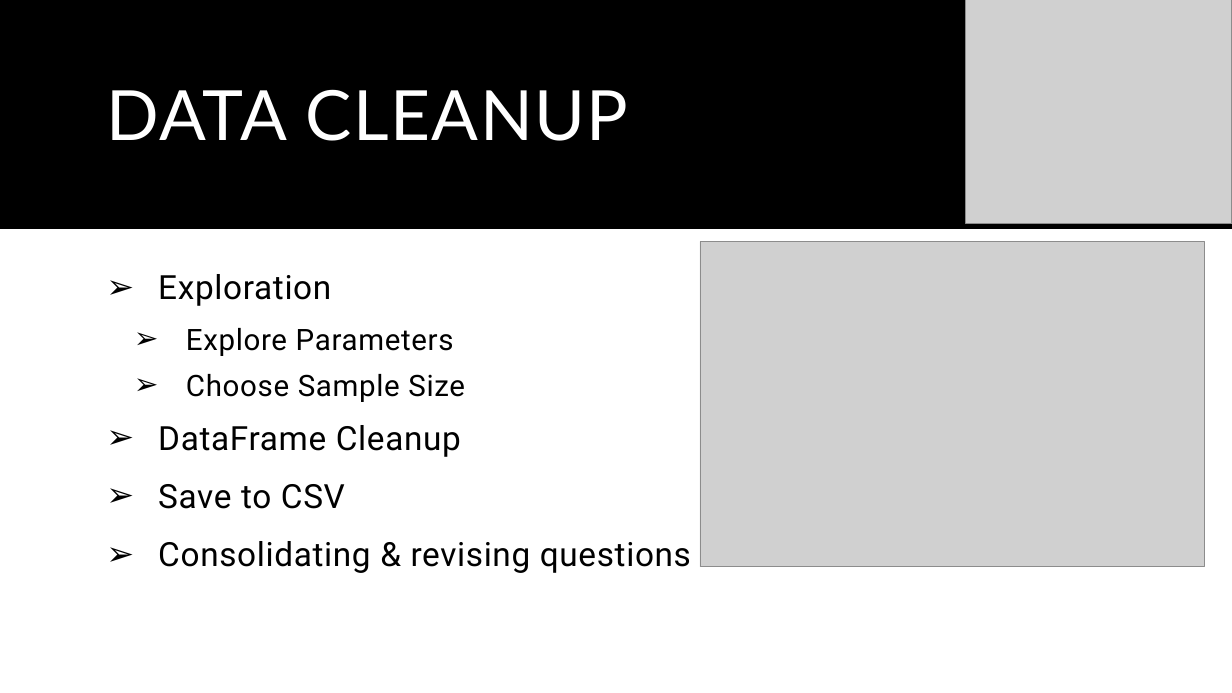
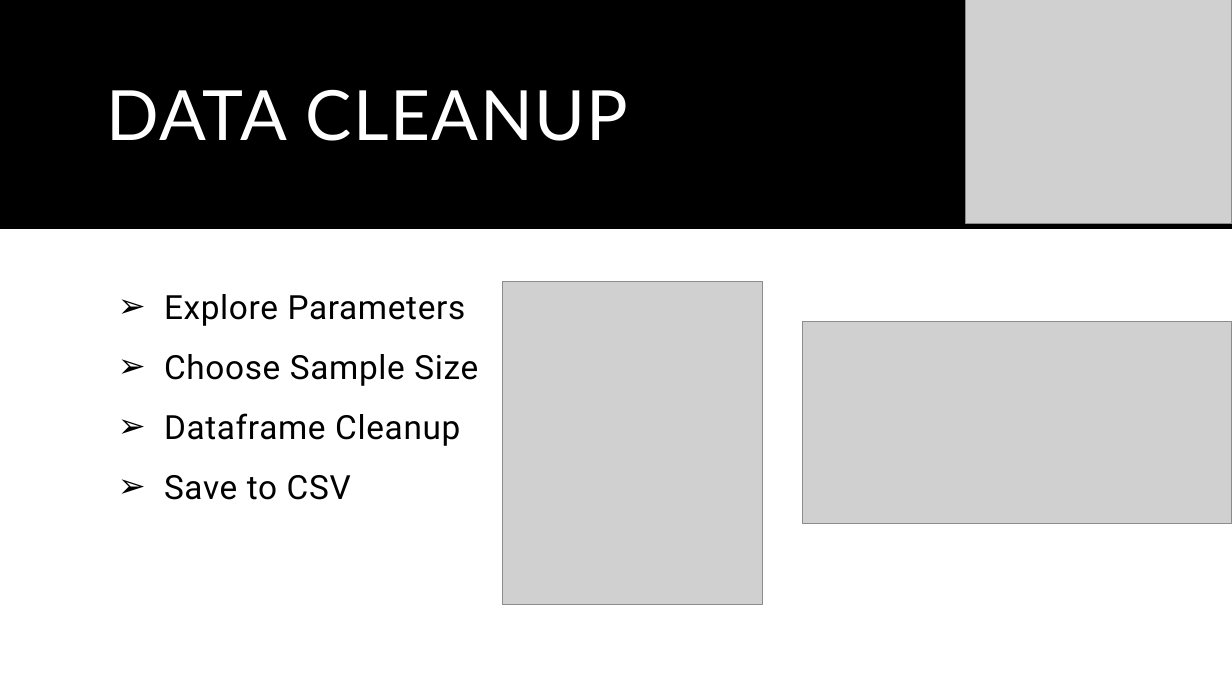
Before and after one commit to shchee5/TurnUptheData, a slide deck: slide 4 of Turn Up The Data.pptx. Drawn at 1232x693 pixels with LibreOffice and Linux fonts; fonts in the diff are those of the drawing; grey boxes stand for pictures. Boxes give left, top, right and bottom in pixels: in the first picture for what was removed or moved away, otherwise in the second. Text is boxed around its words. In the diff, an @@ line names an element or a change of style, - is before the commit and + after.

```diff
--- a/Turn Up The Data.pptx
+++ b/Turn Up The Data.pptx
@@ picture removed at <box>701,241,1205,567</box> @@
@@ text at <box>158,274,331,306</box>: paragraph removed @@
-➢ Exploration
@@ text at <box>164,294,478,500</box>: size 23 to 26 pt in "Explore Parameters", "Choose Sample Size"; list level 2 to 1 in "Explore Parameters"; line spacing 1.01 to 1.5; list level 2 to 1 in "Choose Sample Size"; indent changed; less space between paragraphs @@
@@ picture added at <box>503,282,762,604</box> @@
@@ picture added at <box>803,322,1232,524</box> @@
@@ text at <box>164,413,460,446</box>: text changed @@
-➢ DataFrame Cleanup
+➢ Dataframe Cleanup
@@ text at <box>158,541,691,573</box>: paragraph removed @@
-➢ Consolidating & revising questions
```
Also in this commit, not shown: 5 other slides changed, 8 slides added, 3 slides removed.
